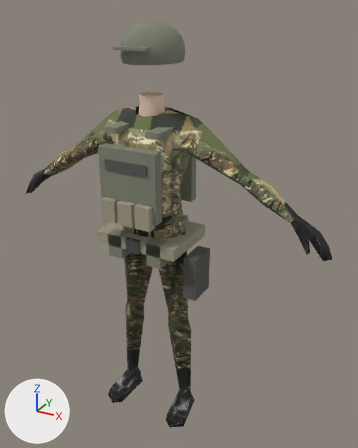
A saved change to the glTF model models/Humanoid.glb.
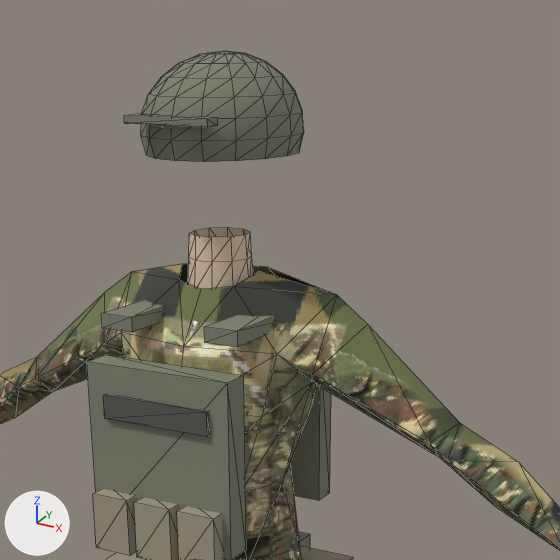
Each version appears first whole from a 50 mm camera at (1.112, -1.791, 1.922) aimed at (0.097, 0.054, 0.999), and next in a close-up on the part from 18% to 81% of the width and 0% to 50% of the height. The axes (+X, +Y, +Z) are drawn at lower left. The lights are the same throughout. The last two pictures show the newer version. The close-ups show mesh edges as thin lines. Vertices at exactly the same position are counted once.

The scene before the commit, as lines of its bpy script (objects in view):
```python
me_mesh_0 = bpy.data.meshes.new('Mesh_0')
me_mesh_0.from_pydata(...)  # 448 vertices, 786 faces; spans x -0.81..0.81, y -0.24..0.17, z 0.0..1.87
# faces by material slot: [322, 404, 60]
me_mesh_0.materials.append(mat_uni)  # picture img_image_0
me_mesh_0.materials.append(mat_gear)
me_mesh_0.materials.append(mat_skin)  # beige #e7cbb3
ob_body = bpy.data.objects.new('Body', me_mesh_0)
ob_body.location = (0.0, 0.0, 0.0)
```
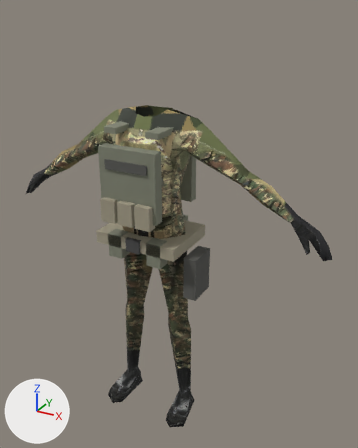
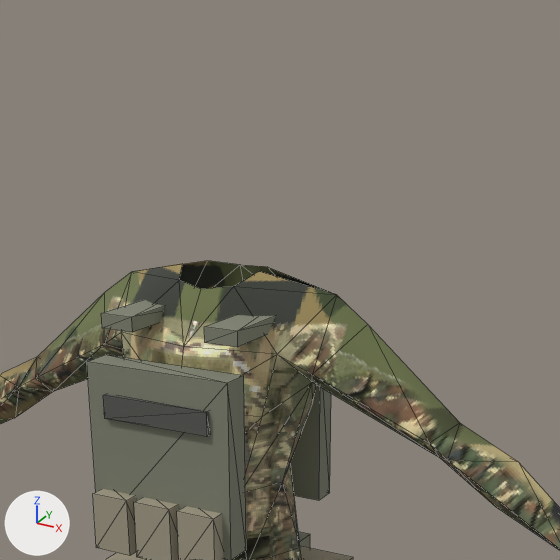
Edits to the bpy script that builds the scene:
```text
Change me_mesh_0:
    used by ob_body; location = (0.0, 0.0, 0.0)
    remove me_mesh_0.from_pydata(...)  # 448 vertices, 786 faces; spans x -0.81..0.81, y -0.24..0.17, z 0.0..1.87
    add me_mesh_0.from_pydata(...)  # 279 vertices, 490 faces; spans x -0.81..0.81, y -0.24..0.17, z 0.0..1.53
    me_mesh_0 part 1: the loose piece of 121 vertices spanning x -0.12..0.12, y -0.14..0.17, z 1.72..1.87 is deleted
    me_mesh_0 part 2: the loose piece of 40 vertices spanning x -0.06..0.06, y -0.07..0.06, z 1.43..1.59 is deleted
    me_mesh_0 part 3: the loose piece of 8 vertices spanning x -0.07..0.07, y -0.15..-0.12, z 1.77..1.78 is deleted
    remove me_mesh_0.materials.append(mat_skin)  # beige #e7cbb3
```

Pixel boxes (x1, y1, x2, y2) of what changed, in the close-ups (560 x 560 px):
'Body', reshaped
    before: (0, 51, 560, 560)
    after: (0, 261, 560, 560)
part 1 of me_mesh_0, deleted
    before: (141, 51, 304, 162)
part 2 of me_mesh_0, deleted (beige)
    before: (188, 227, 253, 289)
part 3 of me_mesh_0, deleted
    before: (124, 114, 218, 127)
